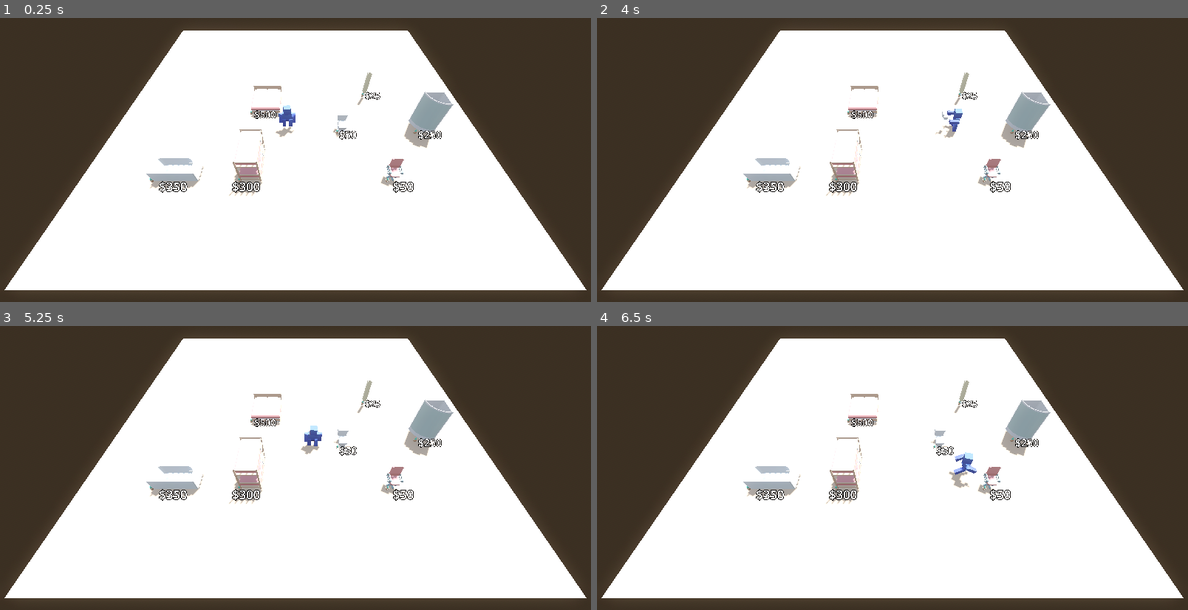
Above: before the commit, frames 1-4 (two rows, left to right).
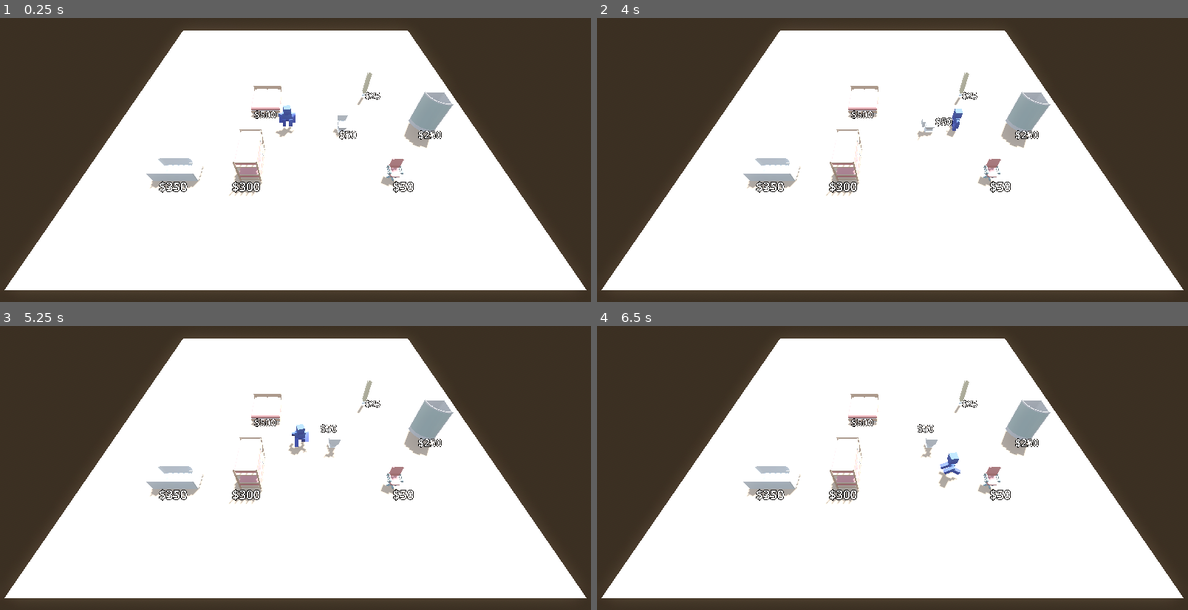
Above: after the commit, the same moments.

Repository: CamComDuck/HotelPrototype
Game: Godot game, scene res://room_builder/room_builder.tscn
Same seed, same stepped clock (60 frames per second), same inputs: the game is played once before the commit and once after it.
Inputs:
- Up to frame 1 (0.25 s): no input
- Up to frame 2 (4 s): tap Enter at 0.5 s; hold D (move_right) 0.53-1.28 s; tap E (interact, bound only before the commit) at 0.6, 1.55, 2.1, 3.05, 3.6 s; tap R (interact_secondary, bound only after the commit) at 0.8, 1.35, 2.3, 2.85, 3.8 s; hold S (move_back) 1.28-2.03 s; hold D (move_right) 2.03-2.78 s; hold W (move_forward) 2.78-3.53 s; hold A (move_left) from 3.53 s (still down)
- Up to frame 3 (5.25 s): tap R (interact_secondary, bound only after the commit) at 4.35 s; tap E (interact, bound only before the commit) at 4.55, 5.1 s; release A (move_left) at 5.03 s; hold S (move_back) from 5.03 s (still down)
- Up to frame 4 (6.5 s): tap R (interact_secondary, bound only after the commit) at 5.3, 5.85 s; release S (move_back) at 5.78 s; hold D (move_right) from 5.78 s (still down); tap E (interact, bound only before the commit) at 6.05 s

The runs differ from the first frame. In frame 1, less than 0.1% of the frame differs, in the area x 25-71%, y 26-58%; in frame 2, 0.2%; in frame 3, 0.6%; in frame 4, 0.7%.
Error after the commit: Invalid access to property or key 'model' on a base object of type 'Nil'. (res://character/character.gd:36)

Commit message:
Add secondary interact keybind and rotating furniture functionality

Diff:
--- a/project/character/character.gd
+++ b/project/character/character.gd
@@ -25,7 +25,7 @@
 	else:
 		interacting_furniture = null
 
-	if Input.is_action_just_pressed("interact"):
+	if Input.is_action_just_pressed("interact_primary"):
 		if interacting_furniture != null and carrying_furniture == null:
 			figurine.play_animation("pick-up")
 			allow_movement = false
@@ -52,6 +52,10 @@
 			carrying_marker.get_child(0).queue_free()
 			allow_movement = true
 			carrying_furniture = null
+
+	elif Input.is_action_just_pressed("interact_secondary"):
+		if interacting_furniture != null and carrying_furniture == null:
+			interacting_furniture.rotation_degrees.y += 90
 
 
 func handle_movement(delta : float) -> void:
--- a/project/furniture/furniture.gd
+++ b/project/furniture/furniture.gd
@@ -9,16 +9,17 @@
 @onready var price_label := %PriceLabel as Label3D
 
 
+
 func _ready() -> void:
 	model = load(furniture_type.model_path).instantiate() as Node3D
 	add_child(model)
 
 	price_label.text = "$" + str(furniture_type.price)
 
-	rotation_degrees.y = 180
-
 	collision_shape.shape = BoxShape3D.new()
 	collision_shape.shape.size = Vector3(GameInfo.tile_size * furniture_type.tiles_width, GameInfo.tile_size, GameInfo.tile_size * furniture_type.tiles_length)
+
+	rotation_degrees.y = 180
 
 	collision_shape.position.x = -1 * collision_shape.shape.size.x / 2.0
 	collision_shape.position.z = collision_shape.shape.size.z / 2.0
--- a/project/furniture/furniture.tscn
+++ b/project/furniture/furniture.tscn
@@ -1,16 +1,11 @@
-[gd_scene load_steps=4 format=3 uid="uid://8s2306vmkwf5"]
+[gd_scene load_steps=3 format=3 uid="uid://8s2306vmkwf5"]
 
 [ext_resource type="Script" path="res://furniture/furniture.gd" id="1_2iu03"]
-[ext_resource type="PackedScene" uid="uid://bhwunkrys6rcg" path="res://Furniture Kit/plantSmall2.fbx" id="2_el26s"]
 
 [sub_resource type="BoxShape3D" id="BoxShape3D_ogslf"]
 
 [node name="Furniture" type="StaticBody3D"]
 script = ExtResource("1_2iu03")
-
-[node name="CollisionShape" type="CollisionShape3D" parent="."]
-unique_name_in_owner = true
-shape = SubResource("BoxShape3D_ogslf")
 
 [node name="PriceLabel" type="Label3D" parent="."]
 unique_name_in_owner = true
@@ -20,4 +15,6 @@
 font_size = 600
 outline_size = 127
 
-[node name="plantSmall2" parent="." instance=ExtResource("2_el26s")]
+[node name="CollisionShape" type="CollisionShape3D" parent="."]
+unique_name_in_owner = true
+shape = SubResource("BoxShape3D_ogslf")
--- a/project/project.godot
+++ b/project/project.godot
@@ -160,9 +160,13 @@
 , Object(InputEventKey,"resource_local_to_scene":false,"resource_name":"","device":-1,"window_id":0,"alt_pressed":false …(186 unchanged characters)…
 ]
 }
-interact={
+interact_primary={
 "deadzone": 0.5,
 "events": [Object(InputEventKey,"resource_local_to_scene":false,"resource_name":"","device":-1,"window_id":0,"alt_press …(192 unchanged characters)…
-, Object(InputEventKey,"resource_local_to_scene":false,"resource_name":"","device":-1,"window_id":0,"alt_pressed":false,"shift_pressed":false,"ctrl_pressed":false,"meta_pressed":false,"pressed":false,"keycode":0,"physical_keycode":32,"key_label":0,"unicode":32,"location":0,"echo":false,"script":null)
 ]
 }
+interact_secondary={
+"deadzone": 0.5,
+"events": [Object(InputEventKey,"resource_local_to_scene":false,"resource_name":"","device":-1,"window_id":0,"alt_pressed":false,"shift_pressed":false,"ctrl_pressed":false,"meta_pressed":false,"pressed":false,"keycode":0,"physical_keycode":82,"key_label":0,"unicode":114,"location":0,"echo":false,"script":null)
+]
+}
